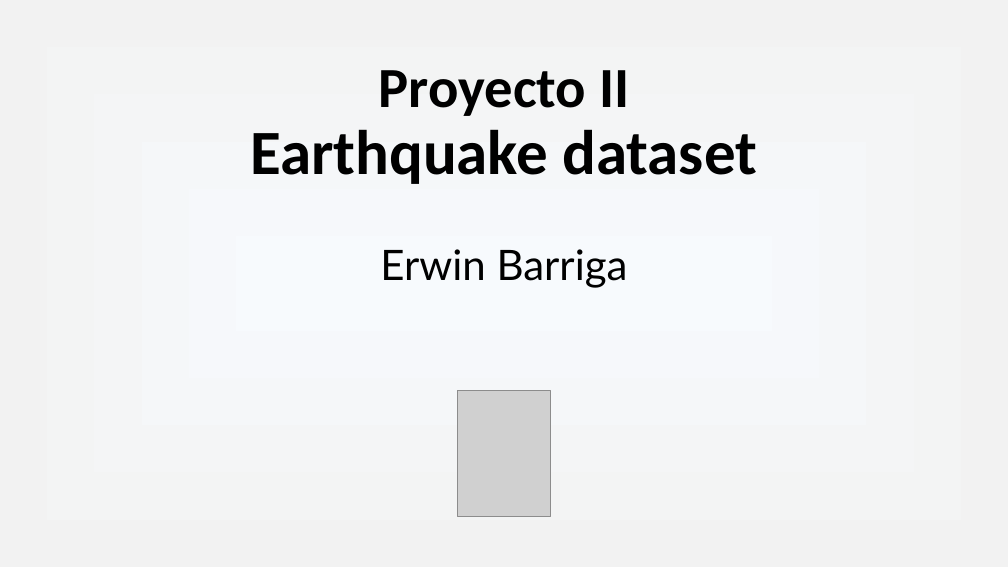
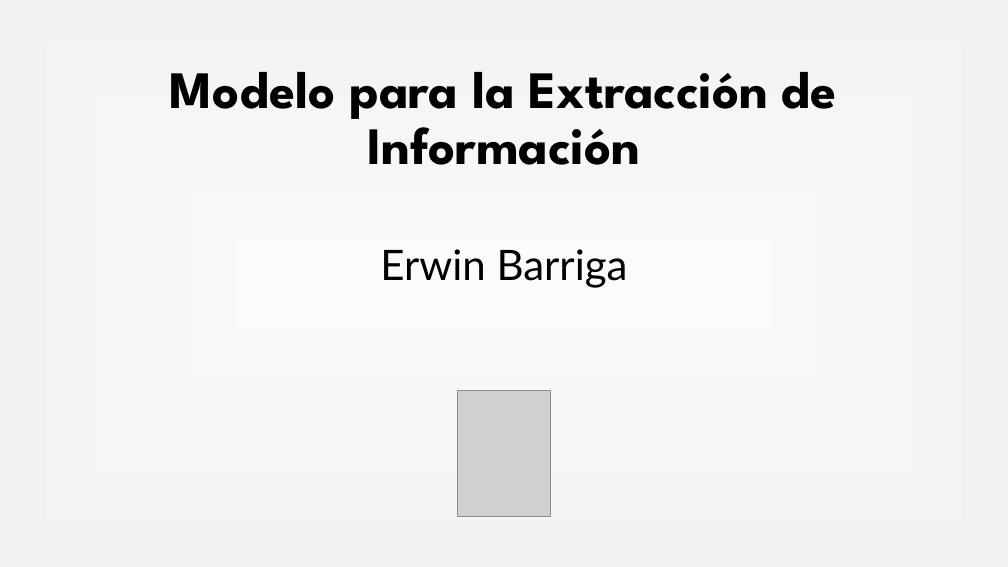
Before and after one commit to Erwin-d3v/Proyecto-2, a slide deck: slide 1 of Final.pptx. Drawn at 1008x567 pixels with LibreOffice and Linux fonts; fonts in the diff are those of the drawing; grey boxes stand for pictures. Boxes give left, top, right and bottom in pixels: in the first picture for what was removed or moved away, otherwise in the second. Text is boxed around its words. In the diff, an @@ line names an element or a change of style, - is before the commit and + after.

```diff
--- a/Final.pptx
+++ b/Final.pptx
@@ background gradient #F7FAFD to #F2F2F2 to gradient #FAFBFD to #F2F2F2 @@
@@ title at bbox=[170, 72, 837, 165]: text changed; size 60 to 50 pt; font Calibri to League Spartan @@
-Proyecto II
-Earthquake dataset
+Modelo para la Extracción de Información
```
Also in this commit, not shown: 3 other slides changed, 12 slides added, 9 slides removed, 1 other file.
